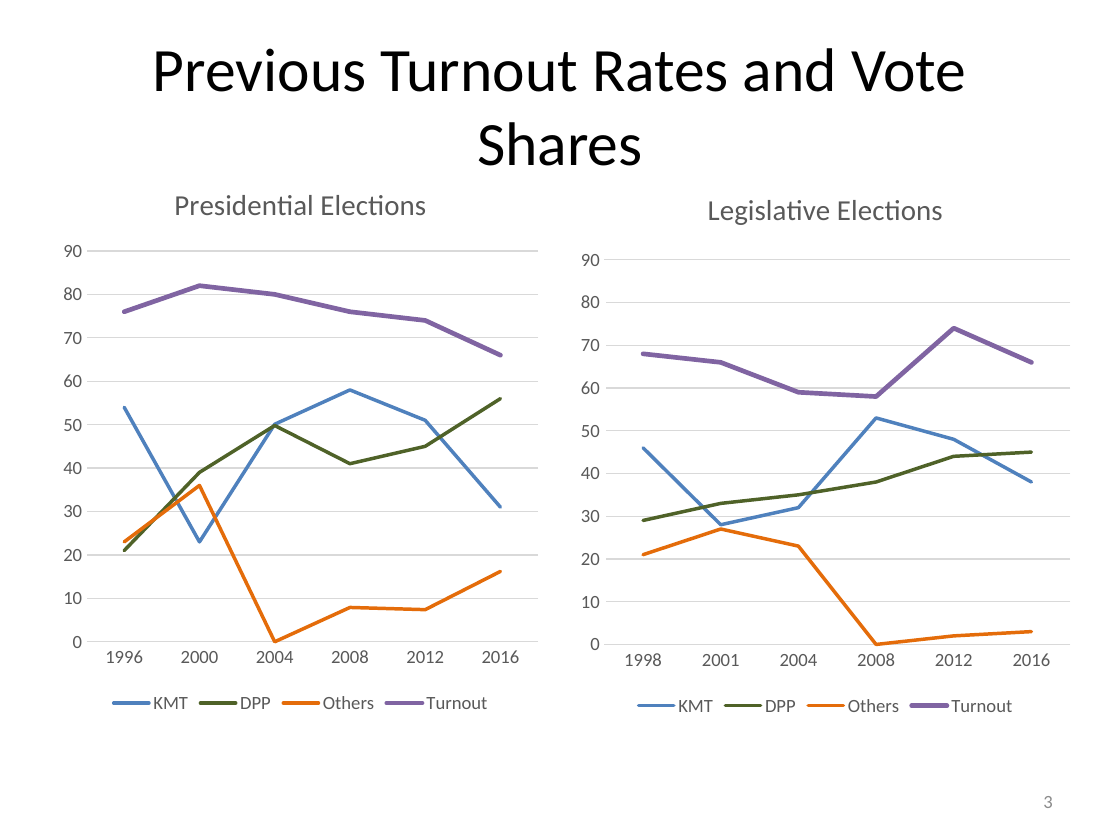
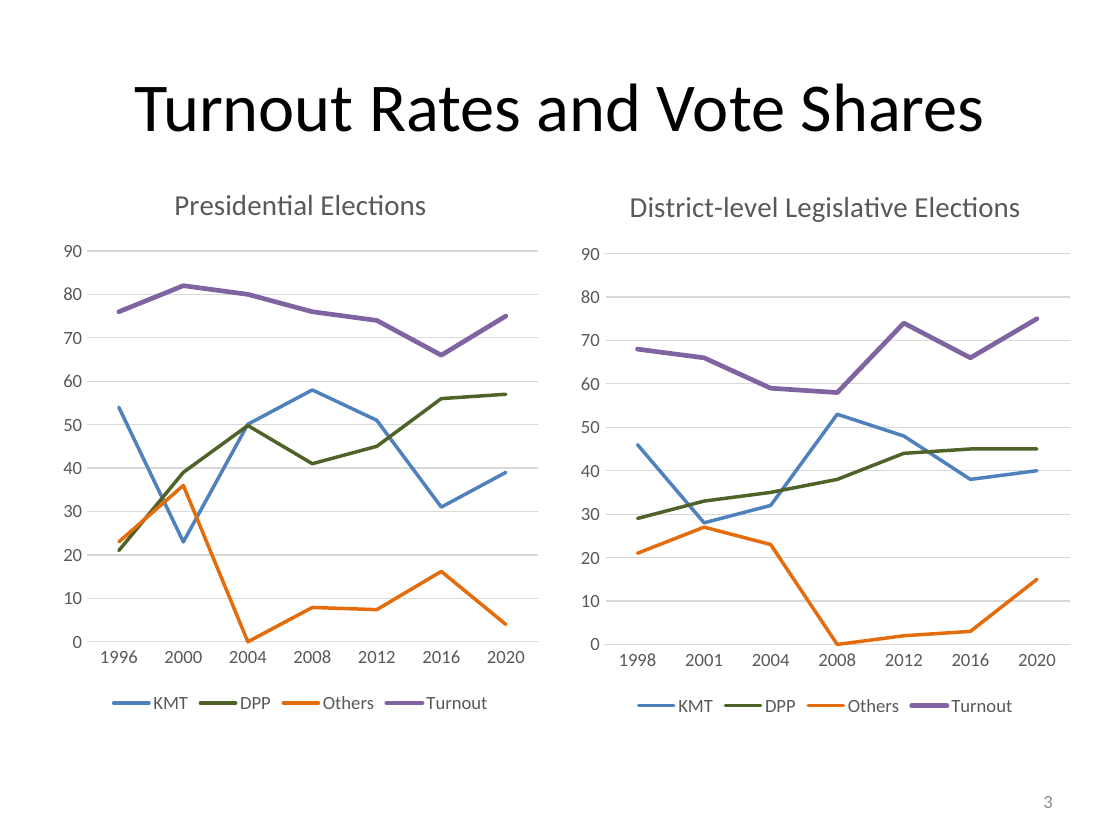
Before and after one commit to TsaiChiahung/ESC, a slide deck: slide 4 of PPT/Presentation_Election_2020(rev01032020).pptx. Drawn at 1120x840 pixels with LibreOffice and Linux fonts; fonts in the diff are those of the drawing. Boxes give left, top, right and bottom in pixels: in the first picture for what was removed or moved away, otherwise in the second. Text is boxed around its words. In the diff, an @@ line names an element or a change of style, - is before the commit and + after.

```diff
--- a/PPT/Presentation_Election_2020(rev01032020).pptx
+++ b/PPT/Presentation_Election_2020(rev01032020).pptx
@@ title at bbox=[134, 83, 985, 132]: text changed; size 39.6 to 44 pt @@
-Previous Turnout Rates and Vote Shares
+Turnout Rates and Vote Shares
@@ line chart at bbox=[54, 165, 549, 719] @@
-categories: 1996, 2000, 2004, 2008, 2012, 2016
+categories: 1996, 2000, 2004, 2008, 2012, 2016, 2020
-KMT: 54, 23, 50, 58, 51, 31
+KMT: 54, 23, 50, 58, 51, 31, 39
-DPP: 21, 39, 50, 41, 45, 56
+DPP: 21, 39, 50, 41, 45, 56, 57
-Others: 23, 36, 0, 8, 7, 16
+Others: 23, 36, 0, 8, 7, 16, 4
-Turnout: 76, 82, 80, 76, 74, 66
+Turnout: 76, 82, 80, 76, 74, 66, 75
@@ line chart at bbox=[571, 167, 1081, 721] @@
@@ title "Legislative Elections" to "District-level Legislative Elections" @@
-categories: 1998, 2001, 2004, 2008, 2012, 2016
+categories: 1998, 2001, 2004, 2008, 2012, 2016, 2020
-KMT: 46, 28, 32, 53, 48, 38
+KMT: 46, 28, 32, 53, 48, 38, 40
-DPP: 29, 33, 35, 38, 44, 45
+DPP: 29, 33, 35, 38, 44, 45, 45
-Others: 21, 27, 23, 0, 2, 3
+Others: 21, 27, 23, 0, 2, 3, 15
-Turnout: 68, 66, 59, 58, 74, 66
+Turnout: 68, 66, 59, 58, 74, 66, 75
```
Also in this commit, not shown: 2 slides added, 1 slide removed.
